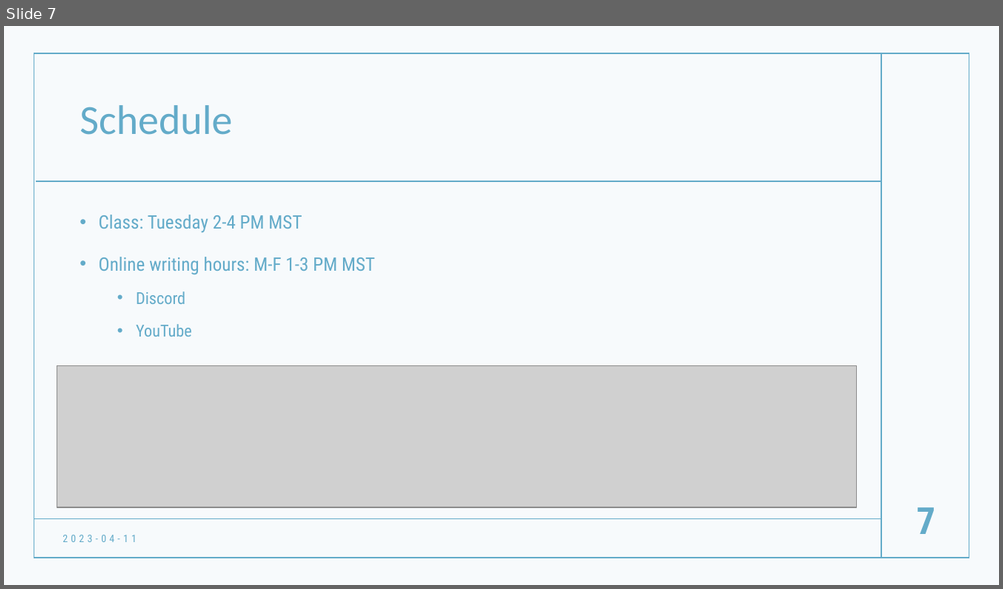
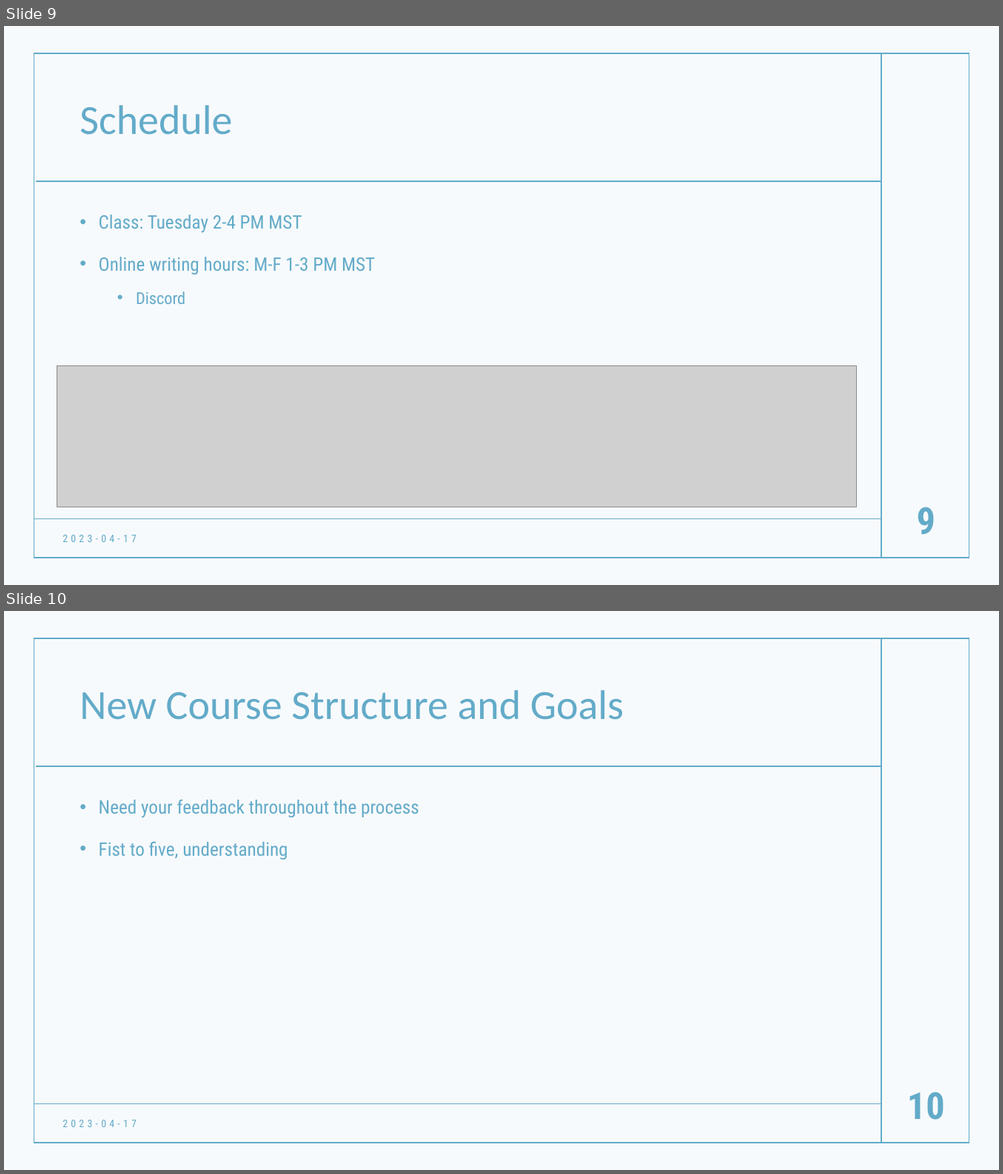
Before and after one commit to hatalbott/mcnair_academic_writing, a slide deck: 00-Intro/L00-Intro.pptx. Shown one above the other, each under a label of ours: slide 7 before the commit, slides 9 and 10 after it. The pictures are 1003x589 and 1003x1174 pixels, drawn with LibreOffice and Linux fonts; fonts in the diff are those of the drawing; grey boxes stand for pictures. Boxes give left, top, right and bottom in pixels: in the first picture for what was removed or moved away, otherwise in the second. Text is boxed around its words. In the diff, an @@ line names an element or a change of style, - is before the commit and + after.

```diff
--- a/00-Intro/L00-Intro.pptx
+++ b/00-Intro/L00-Intro.pptx
@@ slide 10 added at (4,611,999,1170), background #FFFFFF; not listed: 5 template elements that a slide beside it also shows @@
@@ title added at (79,690,623,720), 40 pt, text #63ABC9 @@
+New Course Structure and Goals
@@ text added at (99,800,419,860), 18 pt, text #63ABC9 @@
+• Need your feedback throughout the process
+• Fist to five, understanding
@@ page number added at (907,1093,945,1120), 36 pt, text #63ABC9, bold @@
+10
@@ text added at (62,1120,136,1128), 10 pt, text #63ABC9 @@
+2023-04-17
@@ what was slide 7 is now slide 9 @@
@@ slide 9 changed as well @@
@@ text at (136,324,192,337): paragraph removed @@
-  • YouTube
@@ page number at (916,507,935,535): text changed @@
-7
+9
@@ text at (62,535,136,543): text changed @@
-2023-04-11
+2023-04-17
```
Also in this commit, not shown: 6 other slides changed, 2 other slides added, 6 other files.
